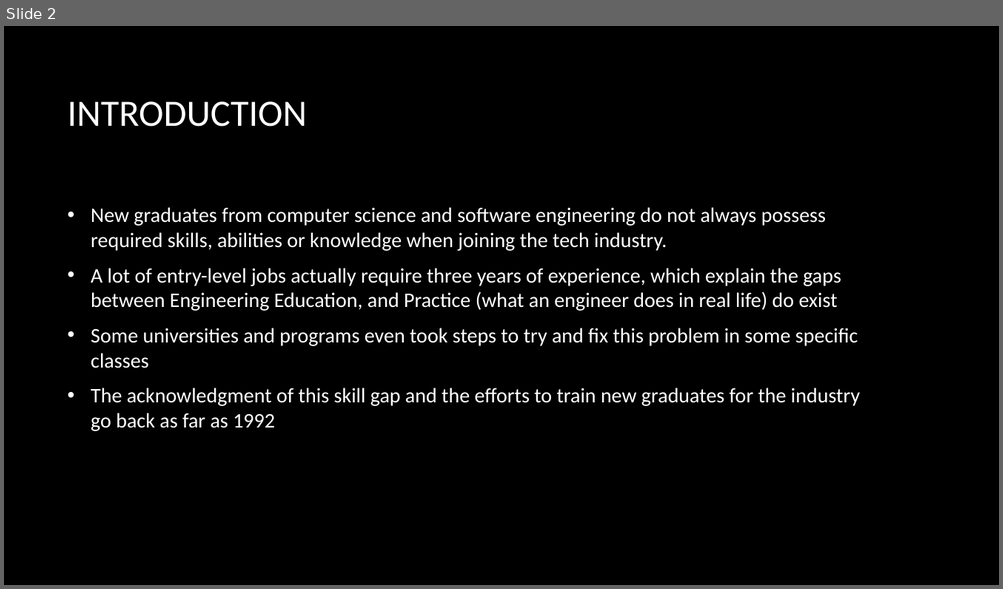
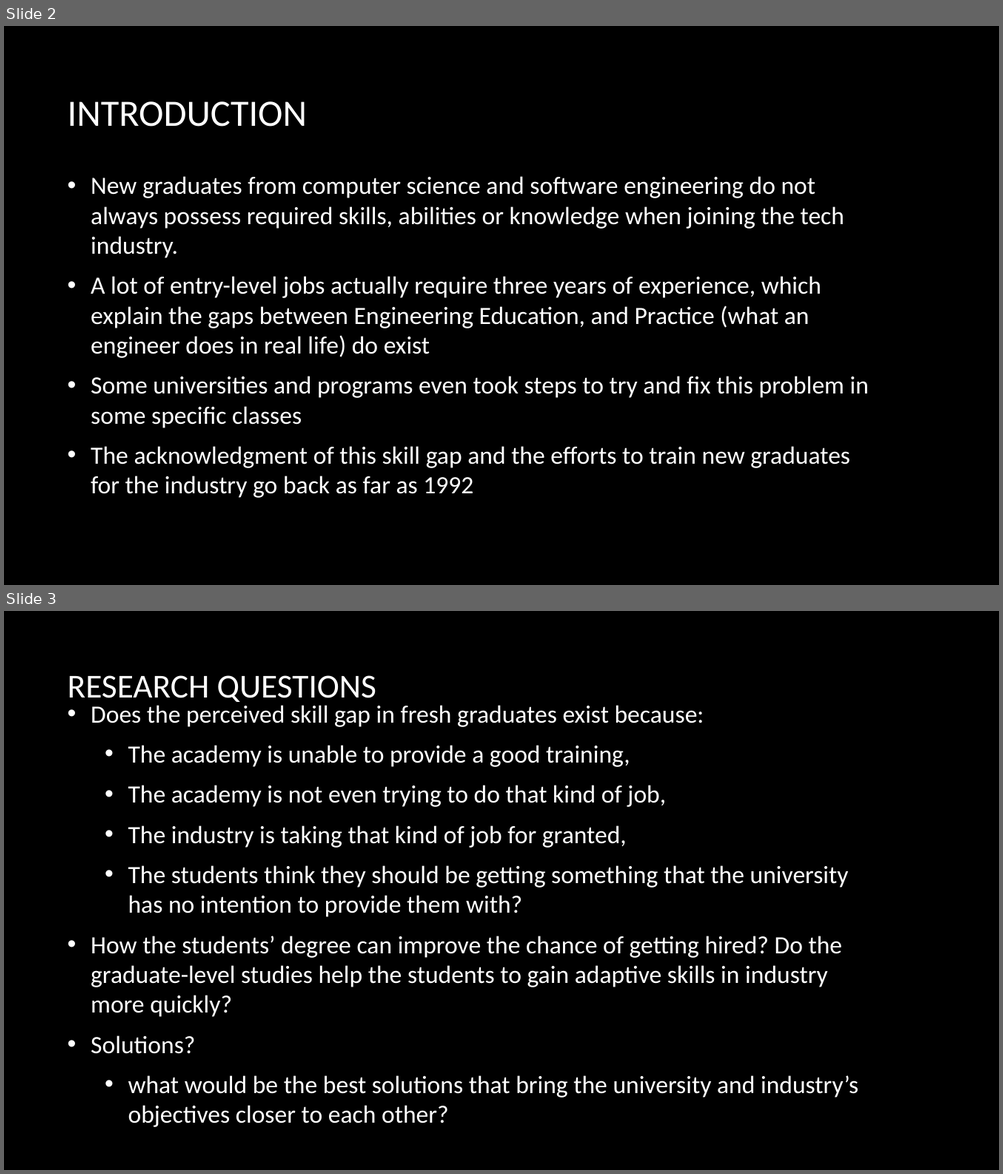
Before and after one commit to alanfranz/cs6460-teamcsse, a slide deck: Final Project/Project_Presentation.pptx. Shown one above the other, each under a label of ours: slide 2 before the commit, slides 2 and 3 after it. The pictures are 1003x589 and 1003x1174 pixels, drawn with LibreOffice and Linux fonts; fonts in the diff are those of the drawing; background and template pictures are left out. Boxes give left, top, right and bottom in pixels: in the first picture for what was removed or moved away, otherwise in the second. Text is boxed around its words. In the diff, an @@ line names an element or a change of style, - is before the commit and + after.

```diff
--- a/Final Project/Project_Presentation.pptx
+++ b/Final Project/Project_Presentation.pptx
@@ slide 3 added at (4, 611, 999, 1170), background picture (left out) @@
@@ title added at (68, 675, 376, 706), 32.4 pt, text #FFFFFF @@
+RESEARCH QUESTIONS
@@ text added at (91, 705, 858, 1128), 24 pt, text #FFFFFF @@
+• Does the perceived skill gap in fresh graduates exist because:
+  • The academy is unable to provide a good training,
+  • The academy is not even trying to do that kind of job,
+  • The industry is taking that kind of job for granted,
+  • The students think they should be getting something that the university has no intention to provide them with?
+• How the students’ degree can improve the chance of getting hired? Do the graduate-level studies help the students to gain adaptive skills in industry more quickly?
+• Solutions?
+  • what would be the best solutions that bring the university and industry’s objectives closer to each other?
@@ slide 2 changed as well @@
@@ text "New graduates from computer science ...": place and size @@
-text "New graduates from computer science ..." at (91, 207, 859, 432)
+text "New graduates from computer science ..." at (91, 176, 868, 498)
@@ text "New graduates from computer science ..." at (91, 176, 868, 498): size 20 to 24 pt @@
```
Also in this commit, not shown: 1 other slide changed, 5 other slides added, 1 slide removed.
